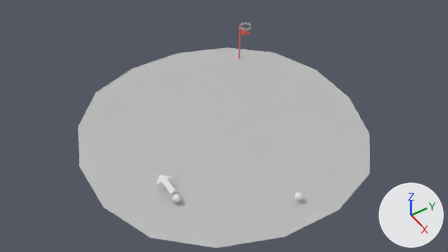
One commit to the Blender file scenes/game.blend: the scene before it, then after it.
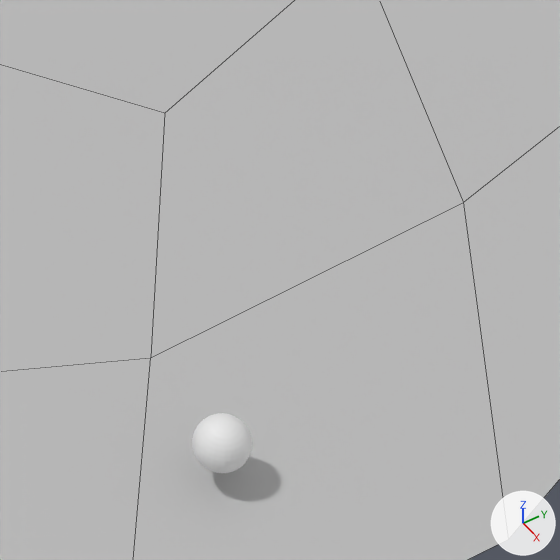
The first picture shows the older version from the file's camera 'Camera'. The close-ups show both versions on the part from 60% to 77% of the width and 53% to 84% of the height of that picture; other places that the commit changed are outside them. Lighting does not change. The marker at lower right points along +X, +Y and +Z. The close-ups show mesh edges as thin lines.

Names of what the first close-up shows: 'Plane', 'player2'.
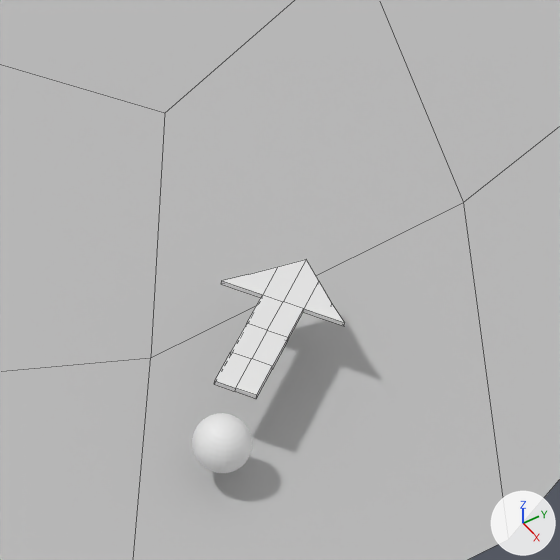
The change, as JSON lines over the scene's bpy script:
```json
{"op": "add", "block": "me_arrow1_001", "code": ["me_arrow1_001 = bpy.data.meshes.new('arrow1.001')", "me_arrow1_001.from_pydata(...)  # 38 vertices, 36 faces; spans x -2.9..-0.64, y -0.84..0.66, z 0.14..0.19"]}
{"op": "add", "block": "ob_arrow2", "code": ["ob_arrow2 = bpy.data.objects.new('arrow2', me_arrow1_001)", "ob_arrow2.location = (10.56, 0.35, 0.71)", "ob_arrow2.rotation_euler = (0.0, 0.0, -1.035)  # degrees (0, 0, -59)"]}
```

Boxes (x1, y1, x2, y2) around the edits, measured in the close-ups (560 x 560 px):
```json
{"object": "arrow2", "change": "added", "after": [215, 259, 345, 399]}
```
